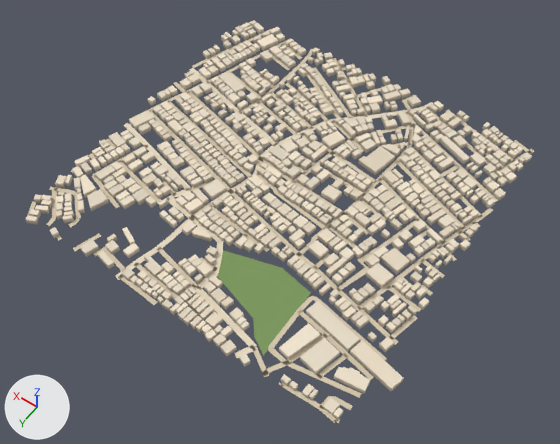
An edit to the glTF model public/assets/bengaluru-region-v1/tiles/t-9_-14-l1.glb, drawn before and after from the same camera.
Camera for both pictures: a 50 mm lens placed at (-4648.0, -6181.0, 798.0), pointed at (-4272.0, -6707.0, -28.0). Arrows for +X, +Y and +Z are at lower left; the lights stay in place. The first picture is the older version. Vertices at exactly the same position are counted once.

In view in the first picture: 'building', 'ground'.
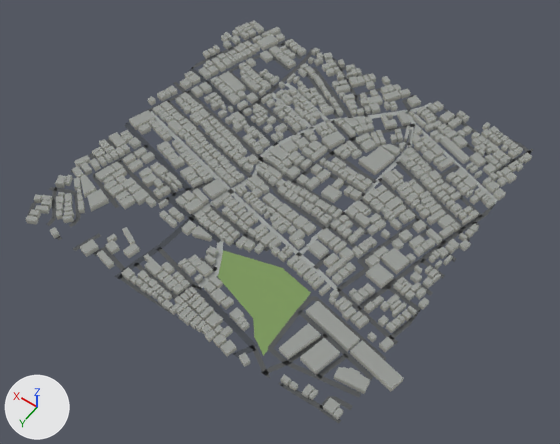
Where the change shows, as pixel boxes (x1, y1, x2, y2) in the pictures (560 x 444 px; the box of a moved part takes in the faces that stretch with it):
'ground', reshaped
    before: (28, 21, 534, 423)
    after: (28, 21, 533, 423)
part 1 of me_building, recoloured (darker)
    both: (25, 21, 532, 420)
part 2 of me_ground, moved or reshaped
    before: (28, 29, 534, 423)
    after: (28, 29, 533, 423)
part 3 of me_ground, moved or reshaped
    both: (144, 187, 181, 210)
part 4 of me_ground, recoloured
    both: (29, 29, 532, 423)

The edits, one by one:
me_building is used by ob_building; location (-4500.0, -7000.0, 0.0).
me_building had 7424 vertices, 9293 faces and spanned x -29.0..506.0, y -6.0..506.0, z 0.0..8.0.
me_building now has 7424 vertices, 11160 faces and spans x -29.0..506.0, y -6.0..506.0, z 0.0..8.0.
me_building part 1: 9293 kept faces spanning x -29.0..506.0, y -6.0..506.0, z 0.0..8.0 get new vertex colours.
me_ground is used by ob_ground; location (-4500.0, -7000.0, 0.0).
Verts and faces of me_ground; kept vertices keep their numbers, new ones are numbered from 1023.
Before the commit, vertices of me_ground: 499 (361.0, 371.0, 1.0) at pixel (164, 199), 500 (355.0, 360.0, 1.0) at pixel (173, 197), 502 (351.0, 358.0, 1.0) at pixel (176, 197), 597 (363.0, 381.0, 1.0) at pixel (158, 204), 598 (364.0, 373.0, 1.0) at pixel (161, 200).
me_ground had 1023 vertices, 804 faces and spanned x -3.0..503.0, y -3.0..503.0, z 1.0.
me_ground now has 1066 vertices, 841 faces and spans x 0.0..500.0, y 0.0..500.0, z 1.0.
Part 2, on me_ground:
61 vertices are removed from x -3.0..503.0, y -3.0..502.0, z 1.0.
70 faces are deleted.
8 vertices in x 1.0..501.0, y 64.0..466.0, z 1.0 move by (-1.0, 1.0, 0.0).
7 vertices in x -1.0..481.0, y 149.0..476.0, z 1.0 move by (1.0, 0.0, 0.0).
5 vertices in x 22.0..499.0, y -1.0..499.0, z 1.0 move by (1.0, 1.0, 0.0).
4 vertices in x -1.0..499.0, y 59.0..393.0, z 1.0 move by (1.0, -1.0, 0.0).
4 vertices in x 29.0..501.0, y 1.0..501.0, z 1.0 move by (-1.0, -1.0, 0.0).
4 vertices in x 1.0..369.0, y 237.0..500.0, z 1.0 move by (-1.0, 0.0, 0.0).
43 vertices move from x -3.0..499.0, y -3.0..503.0, z 1.0 to x 0.0..500.0, y 0.0..500.0, z 1.0.
102 vertices are added at x 0.0..500.0, y 0.0..500.0, z 1.0.
105 new faces join them.
Part 3, on me_ground:
Faces deleted: (499, 502, 500).
Vertex 500 moves to (353.0, 362.0, 1.0), pixel (173, 198).
Vertex 499 moves to (363.0, 369.0, 1.0), pixel (164, 198).
Vertex 598 moves to (365.0, 374.0, 1.0), pixel (160, 200).
Vertex 597 moves to (361.0, 381.0, 1.0), pixel (159, 204).
New faces: (499, 500, 502).
me_ground part 4: 695 kept faces spanning x 0.0..500.0, y 0.0..500.0, z 1.0 get new vertex colours; the middle colour goes from beige #d7c9ae to dark grey #535556.
Other edits to the shape of me_ground do not show in these pictures.
